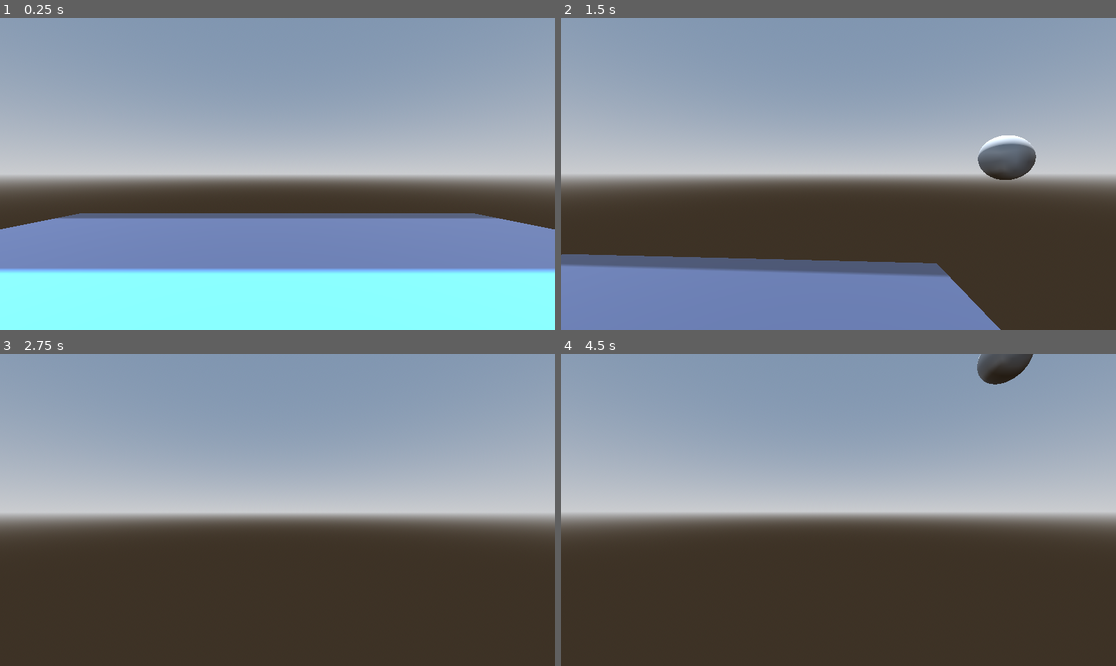
Above: before the commit, frames 1-4 (two rows, left to right).
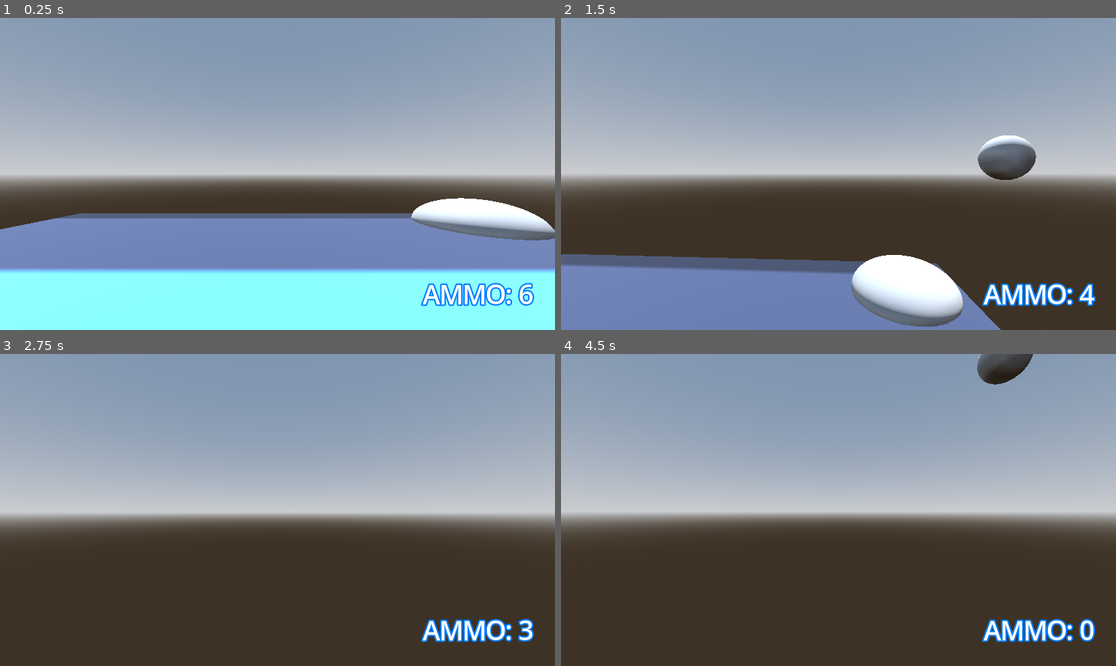
Above: after the commit, the same moments.

Repository: Username4D/snowo.io
Game: Godot game, scene res://scenes/movement_test_scene.tscn
Two runs of this game, one before a commit and one after it. Both use one fixed random seed, a clock stepped at 60 frames per second and the inputs below. The project has no main scene, so this scene is started directly. The engine's default icon, where the game draws it, is replaced by a stand-in: a white triangle on a blue panel in a dark square.
Inputs (mouse positions are in pixels of both pictures, inside the frame that each line leads up to):
- Up to frame 1 (0.25 s): no input
- Up to frame 2 (1.5 s): tap Enter at 0.5 s; move the mouse to (960, 158) at 0.52 s; hold Right (ui_right) 0.53-1.28 s; click (960, 158) at 0.6 s; tap Space (jump) at 0.77 s; move the mouse to (810, 174) at 1.27 s; hold Up (ui_up) from 1.28 s (still down); click (810, 174) at 1.35 s
- Up to frame 3 (2.75 s): keep holding Up (ui_up); tap Space (jump) at 1.52 s; move the mouse to (288, 503) at 2.02 s; click (288, 503) at 2.1 s
- Up to frame 4 (4.5 s): keep holding Up (ui_up); tap Space (jump) at 2.75, 3.02, 3.77, 4.25 s; move the mouse to (832, 516) at 2.77 s; click (832, 516) at 2.85 s; tap Enter at 3.5 s; move the mouse to (877, 513) at 3.52 s; click (877, 513) at 3.6 s; tap R (reload, bound only after the commit) at 4.15 s; move the mouse to (794, 506) at 4.27 s; click (794, 506) at 4.35 s

The runs differ from the first frame. In frame 1, 3.4% of the frame differs, in the area x 74-100%, y 57-93%; in frame 2, 4.6%, in the area x 52-97%, y 75-99%; in frame 3, 1.1%; in frame 4, 1.1%.

Commit message:
added ammo system, added snowpiles to allow player to reload

Diff:
--- a/project.godot
+++ b/project.godot
@@ -17,6 +17,15 @@
 [editor_plugins]
 
 enabled=PackedStringArray("res://addons/gdterm/plugin.cfg", "res://addons/godot_super-wakatime/plugin.cfg")
+
+[global_group]
+
+player=""
+
+[gui]
+
+theme/default_font_multichannel_signed_distance_field=true
+theme/default_font_generate_mipmaps=true
 
 [input]
 
@@ -62,6 +71,11 @@
 "events": [Object(InputEventMouseButton,"resource_local_to_scene":false,"resource_name":"","device":-1,"window_id":0,"a …(257 unchanged characters)…
 ]
 }
+reload={
+"deadzone": 0.2,
+"events": [Object(InputEventKey,"resource_local_to_scene":false,"resource_name":"","device":-1,"window_id":0,"alt_pressed":false,"shift_pressed":false,"ctrl_pressed":false,"meta_pressed":false,"pressed":false,"keycode":0,"physical_keycode":82,"key_label":0,"unicode":114,"location":0,"echo":false,"script":null)
+]
+}
 
 [rendering]
 
--- /dev/null
+++ b/scenes/hud.tscn
@@ -0,0 +1,21 @@
+[gd_scene load_steps=3 format=3 uid="uid://cs0nixbepqrwk"]
+
+[ext_resource type="Script" uid="uid://busga1kk0p2ok" path="res://scripts/hud.gd" id="1_ahhtf"]
+
+[sub_resource type="LabelSettings" id="LabelSettings_toqtt"]
+font_size = 52
+outline_size = 15
+outline_color = Color(0, 0.48235294, 1, 1)
+
+[node name="hud" type="Node2D"]
+script = ExtResource("1_ahhtf")
+
+[node name="ammo" type="Label" parent="."]
+offset_left = 832.0
+offset_top = 512.0
+offset_right = 1152.0
+offset_bottom = 640.0
+text = "AMMO: 6"
+label_settings = SubResource("LabelSettings_toqtt")
+horizontal_alignment = 1
+vertical_alignment = 1
--- a/scenes/movement_test_scene.tscn
+++ b/scenes/movement_test_scene.tscn
@@ -1,7 +1,8 @@
-[gd_scene load_steps=9 format=3 uid="uid://cr7ymn8fo2u0v"]
+[gd_scene load_steps=10 format=3 uid="uid://cr7ymn8fo2u0v"]
 
 [ext_resource type="Texture2D" uid="uid://c5yyppg1alj2y" path="res://icon.svg" id="1_bivqf"]
 [ext_resource type="PackedScene" uid="uid://cf03ugnarbngg" path="res://scenes/player.tscn" id="2_wdo1p"]
+[ext_resource type="PackedScene" uid="uid://g327tc7ibopn" path="res://scenes/snow_pile.tscn" id="3_wdo1p"]
 
 [sub_resource type="ProceduralSkyMaterial" id="ProceduralSkyMaterial_bivqf"]
 sky_horizon_color = Color(0.66224277, 0.6717428, 0.6867428, 1)
@@ -46,3 +47,8 @@
 
 [node name="player" parent="." instance=ExtResource("2_wdo1p")]
 transform = Transform3D(1, 0, 0, 0, 1, 0, 0, 0, 1, 0.010348141, 1.6913233, 0.21228147)
+
+[node name="props" type="Node3D" parent="."]
+
+[node name="snow_pile" parent="props" groups=["player"] instance=ExtResource("3_wdo1p")]
+transform = Transform3D(1, 0, 0, 0, 1, 0, 0, 0, 1, 3.886, 0.5, -3.857)
--- a/scenes/player.tscn
+++ b/scenes/player.tscn
@@ -1,12 +1,13 @@
-[gd_scene load_steps=4 format=3 uid="uid://cf03ugnarbngg"]
+[gd_scene load_steps=5 format=3 uid="uid://cf03ugnarbngg"]
 
 [ext_resource type="Script" uid="uid://dbyrgpmda3g6o" path="res://scripts/player.gd" id="1_3vyb7"]
+[ext_resource type="PackedScene" uid="uid://cs0nixbepqrwk" path="res://scenes/hud.tscn" id="2_g2els"]
 
 [sub_resource type="CapsuleMesh" id="CapsuleMesh_u8vuu"]
 
 [sub_resource type="CapsuleShape3D" id="CapsuleShape3D_3vyb7"]
 
-[node name="player" type="CharacterBody3D"]
+[node name="player" type="CharacterBody3D" groups=["player"]]
 script = ExtResource("1_3vyb7")
 
 [node name="MeshInstance3D" type="MeshInstance3D" parent="."]
@@ -22,3 +23,5 @@
 
 [node name="snowball_back" type="Marker3D" parent="Camera3D"]
 transform = Transform3D(1, 0, 0, 0, 1, 0, 0, 0, 1, 0.6777977, 0, -0.5535405)
+
+[node name="hud" parent="." instance=ExtResource("2_g2els")]
--- /dev/null
+++ b/scenes/snow_pile.tscn
@@ -0,0 +1,30 @@
+[gd_scene load_steps=4 format=3 uid="uid://g327tc7ibopn"]
+
+[ext_resource type="Script" uid="uid://c335wbooy3udd" path="res://scripts/snow_pile.gd" id="1_2x753"]
+
+[sub_resource type="CylinderShape3D" id="CylinderShape3D_pc2a1"]
+height = 6.0
+radius = 1.0
+
+[sub_resource type="SphereMesh" id="SphereMesh_qrnr7"]
+radius = 1.0
+
+[node name="snow_pile" type="Area3D"]
+script = ExtResource("1_2x753")
+
+[node name="CollisionShape3D" type="CollisionShape3D" parent="."]
+transform = Transform3D(1, 0, 0, 0, 1, 0, 0, 0, 1, 0, 3, 0)
+shape = SubResource("CylinderShape3D_pc2a1")
+
+[node name="MeshInstance3D" type="MeshInstance3D" parent="."]
+mesh = SubResource("SphereMesh_qrnr7")
+
+[node name="reload" type="Label3D" parent="."]
+transform = Transform3D(1, 0, 0, 0, 1, 0, 0, 0, 1, 0, 1, 0)
+visible = false
+billboard = 1
+text = "RELOAD (R)"
+font_size = 37
+
+[connection signal="body_entered" from="." to="." method="_on_body_entered"]
+[connection signal="body_exited" from="." to="." method="_on_body_exited"]
--- /dev/null
+++ b/scripts/hud.gd
@@ -0,0 +1,4 @@
+extends Node2D
+
+func _process(delta: float) -> void:
+	$ammo.text = "AMMO: " + var_to_str(self.get_parent().ammo)
--- a/scripts/player.gd
+++ b/scripts/player.gd
@@ -4,8 +4,9 @@
 var speed = 4
 
 var can_shoot = true
-
+var ammo = 6
 var snowball = preload("res://scenes/snowball_bullet.tscn")
+@export var can_reload = false
 
 func _input(event: InputEvent) -> void:
 	if event is InputEventMouseMotion:
@@ -16,11 +17,13 @@
 	if Input.is_action_just_pressed("jump") and is_on_floor():
 		self.velocity.y = 5
 
-	if Input.is_action_just_pressed("shoot") and can_shoot:
+	if Input.is_action_just_pressed("shoot") and can_shoot and ammo > 0:
+
 		can_shoot = false
 		start_shot()
 
-
+	if Input.is_action_just_pressed("reload") and can_reload:
+		ammo = 6
 func _physics_process(delta: float) -> void:
 	var direction = Input.get_vector("ui_left", "ui_right", "ui_up", "ui_down")
 	velocity = Vector3(direction.x * speed, velocity.y, direction.y * speed).rotated(Vector3(0,1,0), self.rotation.y)
@@ -28,7 +31,6 @@
 	velocity.y -= 0.15
 
 	move_and_slide()
-
 func start_shot():
 	var bullet = snowball.instantiate()
 	bullet.transform = $Camera3D/snowball_start.global_transform
@@ -42,5 +44,6 @@
 	bullet.process_mode = Node.PROCESS_MODE_ALWAYS
 	await get_tree().physics_frame
 	bullet.apply_central_impulse(ease(drag, 3) * ($Camera3D/snowball_start.global_position - $Camera3D/snowball_back.global_position) * 15)
+	ammo -= 1
 	await get_tree().create_timer(.05)
 	can_shoot = true
--- /dev/null
+++ b/scripts/snow_pile.gd
@@ -0,0 +1,12 @@
+extends Area3D
+
+
+func _on_body_entered(body: Node3D) -> void:
+	if body.is_in_group("player"):
+		$reload.visible = true
+		body.can_reload = true
+
+func _on_body_exited(body: Node3D) -> void:
+	if body.is_in_group("player"):
+		$reload.visible = false
+		body.can_reload = false
Not shown, added: scripts/hud.gd.uid
Not shown, added: scripts/snow_pile.gd.uid
